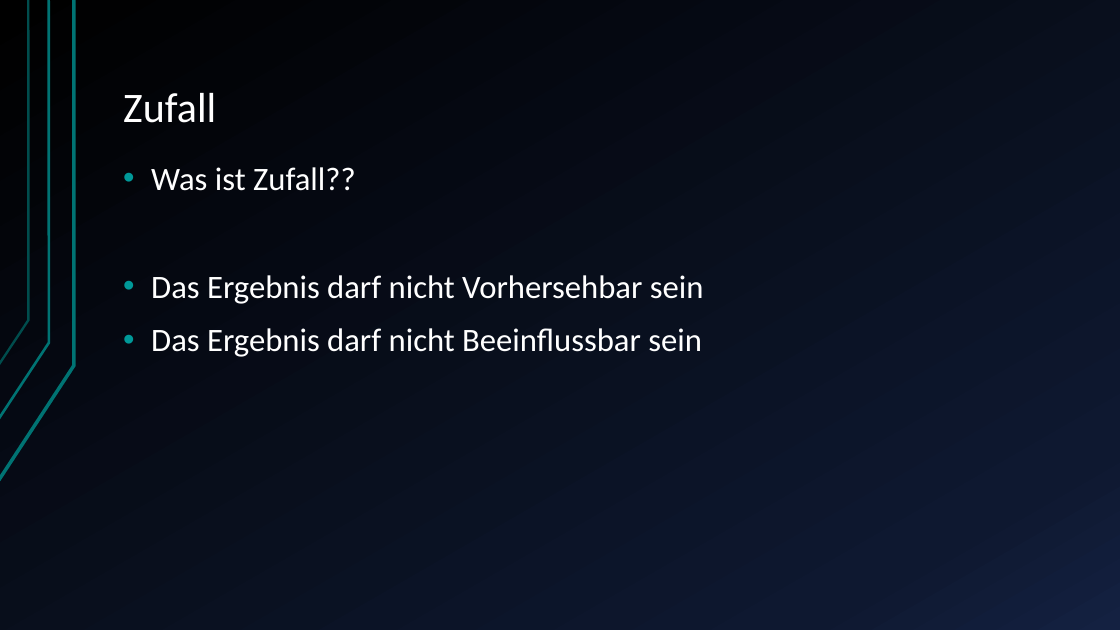
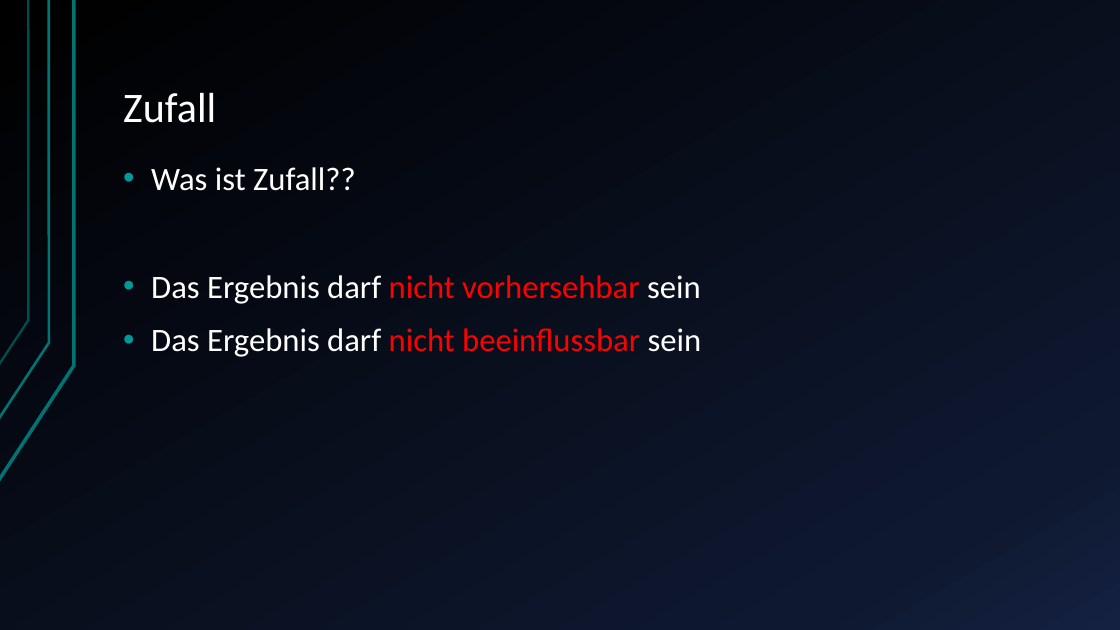
Before and after one commit to JuSteif/Parallelisierung, a slide deck: slide 31 of Ausblick Parallelisierung von Prozessen.pptx. Drawn at 1120x630 pixels with LibreOffice and Linux fonts; fonts in the diff are those of the drawing. Boxes give left, top, right and bottom in pixels: in the first picture for what was removed or moved away, otherwise in the second. Text is boxed around its words. In the diff, an @@ line names an element or a change of style, - is before the commit and + after.

```diff
--- a/Ausblick Parallelisierung von Prozessen.pptx
+++ b/Ausblick Parallelisierung von Prozessen.pptx
@@ text at (x1=151, y1=275, x2=702, y2=357): text changed @@
-• Das Ergebnis darf nicht Vorhersehbar sein
-• Das Ergebnis darf nicht Beeinflussbar sein
+• Das Ergebnis darf nicht vorhersehbar sein
+• Das Ergebnis darf nicht beeinflussbar sein
```
Also in this commit, not shown: 10 other slides changed, 1 other file.
